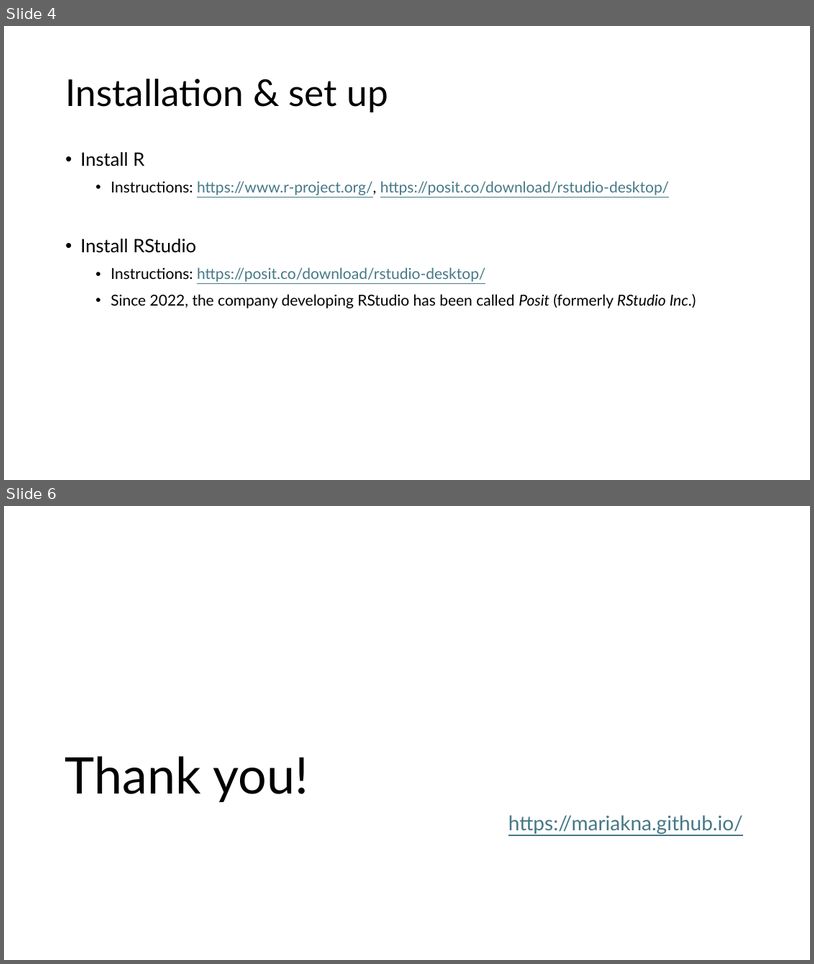
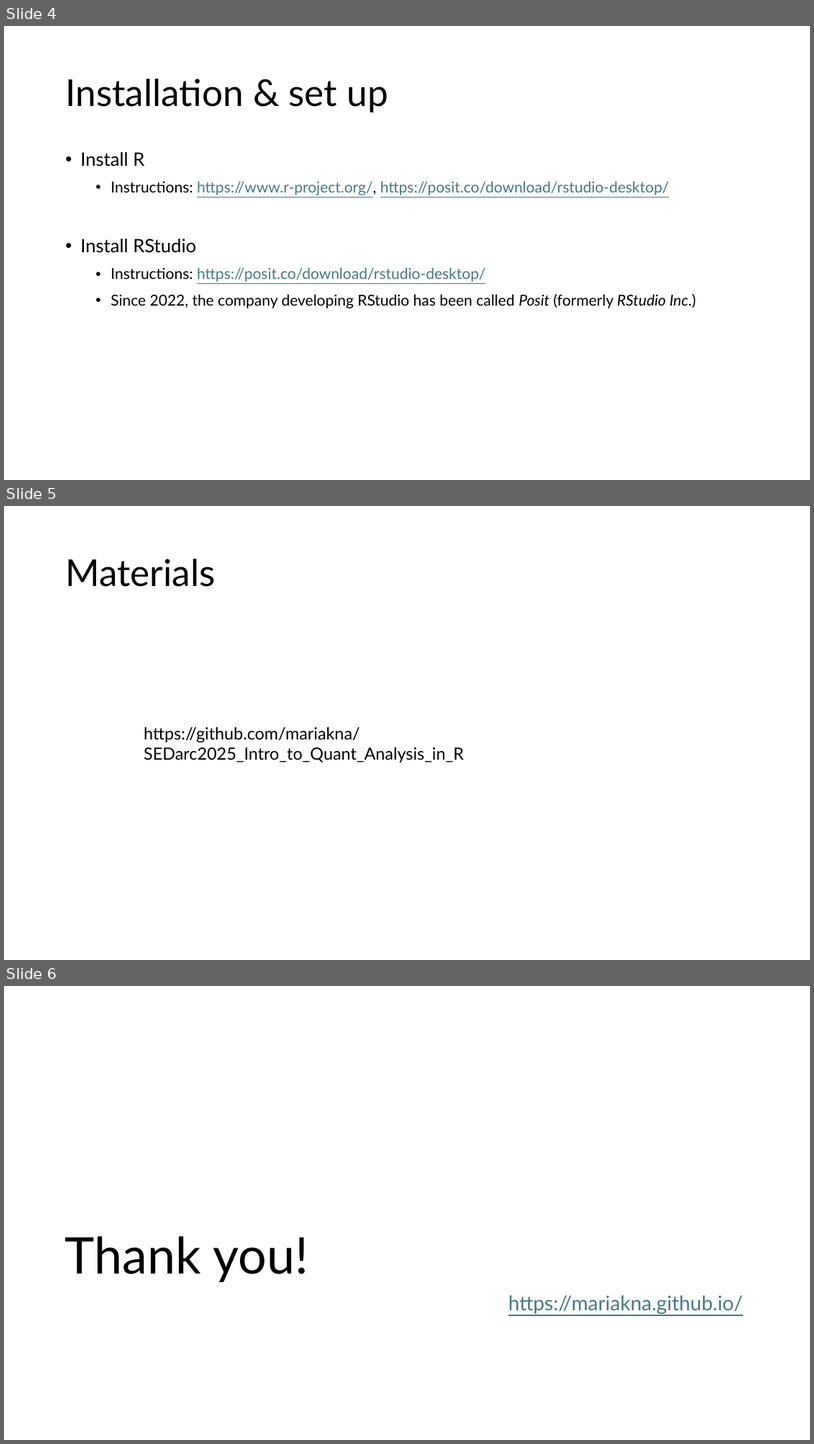
Before and after one commit to mariakna/SEDarc2025_Intro_to_Quant_Analysis_in_R, a slide deck: Intro_to_Quant_Analysis_in_R_slides.pptx. Shown one above the other, each under a label of ours: slides 4 and 6 before the commit, slides 4, 5 and 6 after it; the slides between them are not shown. The pictures are 814x964 and 814x1444 pixels, drawn with LibreOffice and Linux fonts; fonts in the diff are those of the drawing. Boxes give left, top, right and bottom in pixels: in the first picture for what was removed or moved away, otherwise in the second. Text is boxed around its words. In the diff, an @@ line names an element or a change of style, - is before the commit and + after.

```diff
--- a/Intro_to_Quant_Analysis_in_R_slides.pptx
+++ b/Intro_to_Quant_Analysis_in_R_slides.pptx
@@ slide 5 added at [4,506,810,960], background #FFFFFF @@
@@ title added at [65,559,215,587], 44 pt, text #000000 @@
+Materials
@@ text added at [144,726,464,762], 20 pt, text #000000 @@
+https://github.com/mariakna/SEDarc2025_Intro_to_Quant_Analysis_in_R
```
Also in this commit, not shown: 1 other slide added, 1 slide removed, 1 other file.
